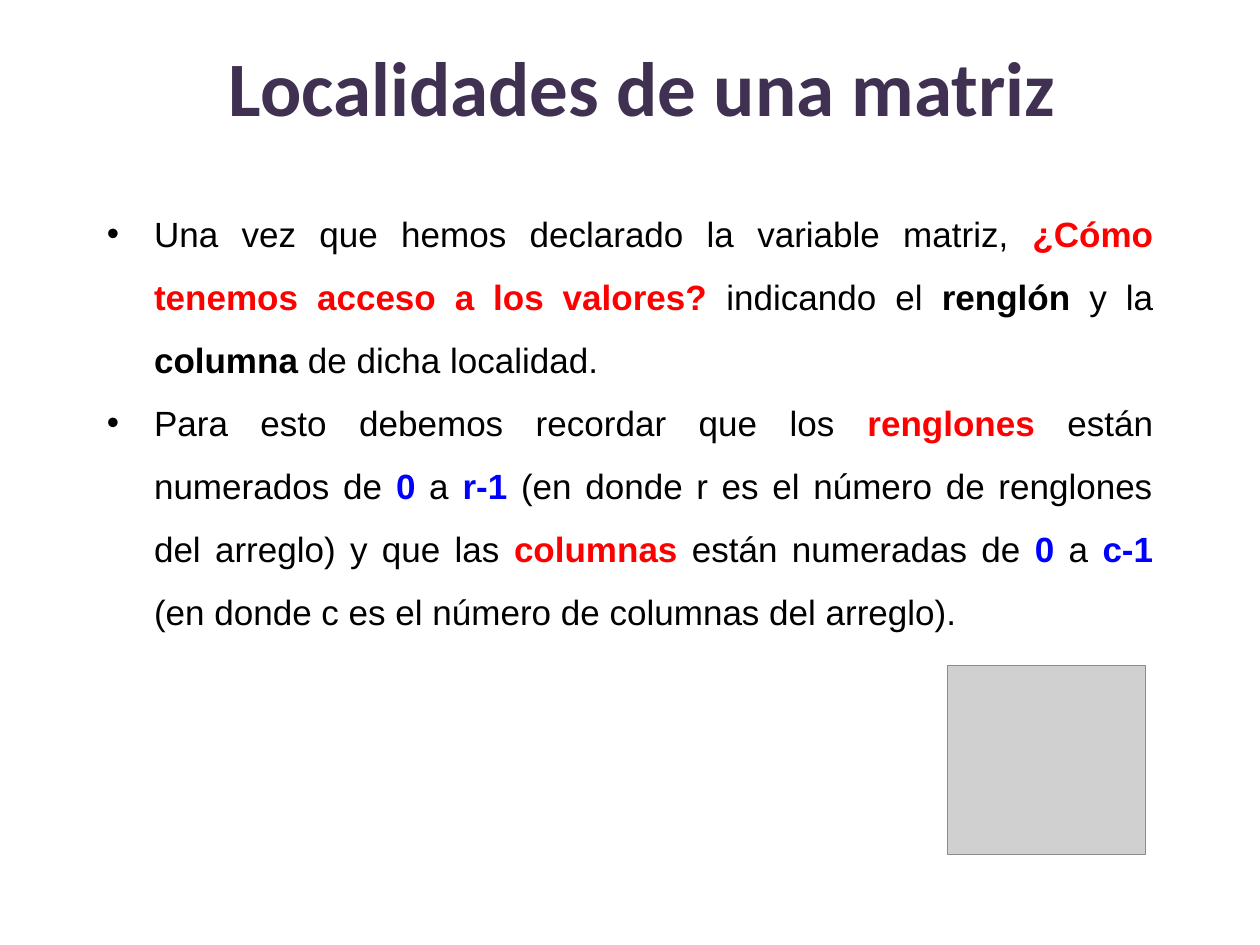
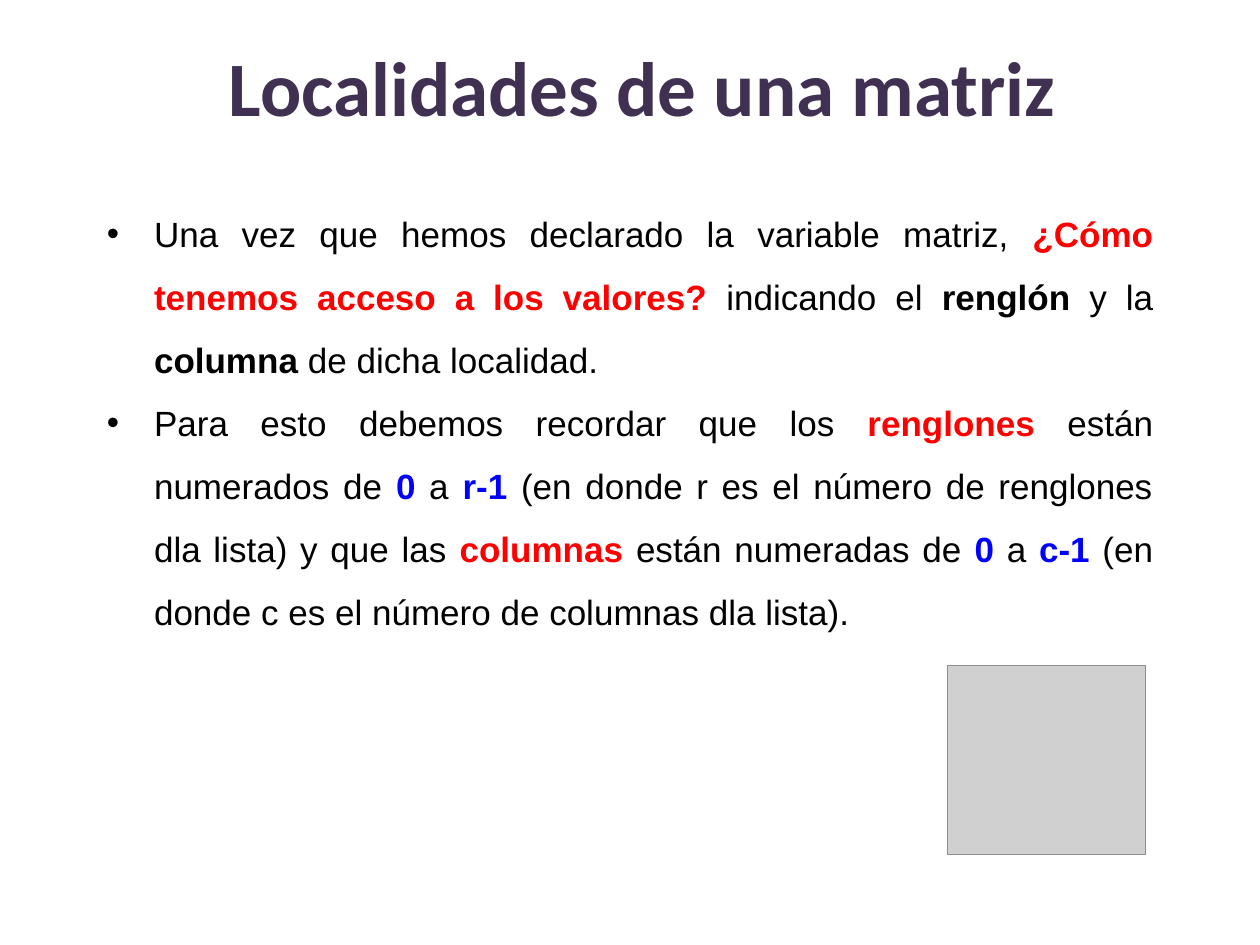
Before and after one commit to lizetheP/PensamientoC, a slide deck: slide 6 of CalendarioAgo2023/presentaciones/10_Matrices.pptx. Drawn at 1260x945 pixels with LibreOffice and Linux fonts; fonts in the diff are those of the drawing; grey boxes stand for pictures. Boxes give left, top, right and bottom in pixels: in the first picture for what was removed or moved away, otherwise in the second. Text is boxed around its words. In the diff, an @@ line names an element or a change of style, - is before the commit and + after.

```diff
--- a/CalendarioAgo2023/presentaciones/10_Matrices.pptx
+++ b/CalendarioAgo2023/presentaciones/10_Matrices.pptx
@@ text at (154,410,1153,631): text changed @@
-• Para esto debemos recordar que los renglones están numerados de 0 a r-1 (en donde r es el número de renglones del arreglo) y que las columnas están numeradas de 0 a c-1 (en donde c es el número de columnas del arreglo).
+• Para esto debemos recordar que los renglones están numerados de 0 a r-1 (en donde r es el número de renglones dla lista) y que las columnas están numeradas de 0 a c-1 (en donde c es el número de columnas dla lista).
```
Also in this commit, not shown: 6 other slides changed.
